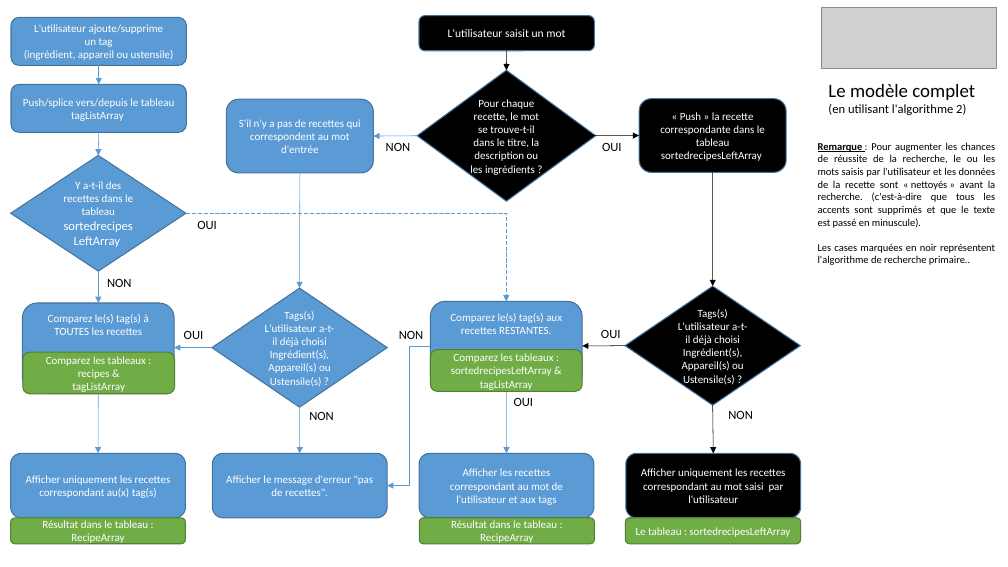
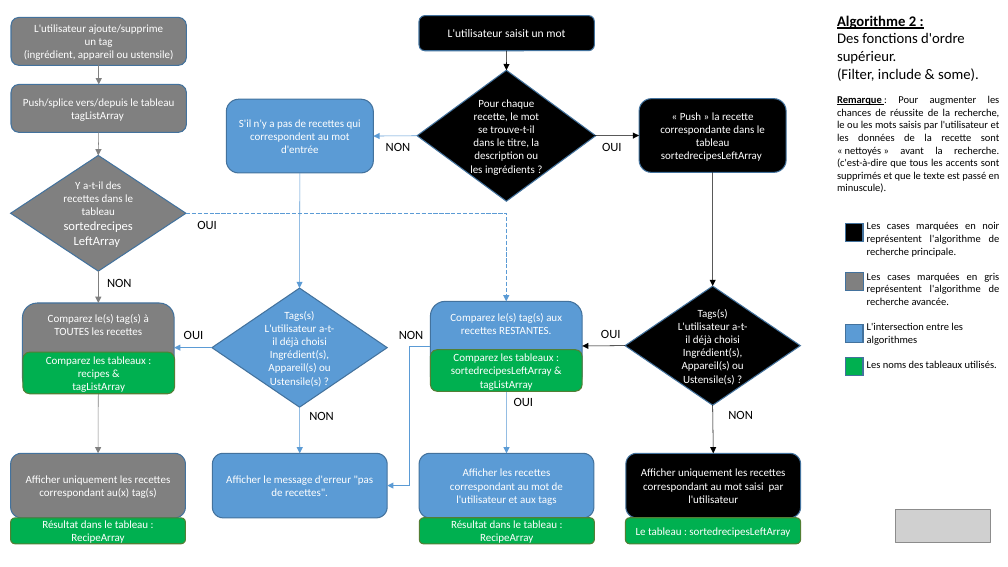
Before and after one commit to Stevens-Mark/LesPetitsPlats, a slide deck: slide 9 of Testing Results & functionality repot/flowchaw charts of the program logic.pptx (slide 8 before the commit). Drawn at 1008x567 pixels with LibreOffice and Linux fonts; fonts in the diff are those of the drawing; grey boxes stand for pictures. Boxes give left, top, right and bottom in pixels: in the first picture for what was removed or moved away, otherwise in the second. Text is boxed around its words. In the diff, an @@ line names an element or a change of style, - is before the commit and + after.

```diff
--- a/Testing Results & functionality repot/flowchaw charts of the program logic.pptx
+++ b/Testing Results & functionality repot/flowchaw charts of the program logic.pptx
@@ fill #5B9BD5 to #808080 in 5 elements at [23,303,175,392], [11,454,185,518], [11,156,186,271], [11,85,187,133], [11,17,187,66] @@
@@ text added at [837,15,979,81], 14 pt, text #000000 @@
+Algorithme 2 :
+Des fonctions d'ordre supérieur.
+(Filter, include & some).
@@ arrow (99, 66) - (99, 85): stroke #5B9BD5 0.5 pt to #808080 0.5 pt @@
@@ text removed at [828,84,975,115] @@
-Le modèle complet
-(en utilisant l'algorithme 2)
@@ text "Remarque : Pour augmenter les ...": place and size @@
-text "Remarque : Pour augmenter les ..." at [818,142,996,265]
+text "Remarque : Pour augmenter les ..." at [837,95,1000,368]
@@ arrow (99, 132) - (98, 156): stroke #5B9BD5 0.5 pt to #808080 0.5 pt @@
@@ rectangle added at [845,223,864,241], fill #000000, outline #43739E 1 pt @@
@@ arrow (98, 271) - (98, 303): stroke #5B9BD5 0.5 pt to #808080 0.5 pt @@
@@ rectangle added at [845,273,864,291], fill #808080, outline #43739E 1 pt @@
@@ text at [867,272,1000,368]: text changed @@
-Les cases marquées en noir représentent l'algorithme de recherche primaire..
+Les cases marquées en noir représentent l'algorithme de recherche principale.
+Les cases marquées en gris représentent l'algorithme de recherche avancée.
+L'intersection entre les algorithmes
+Les noms des tableaux utilisés.
@@ rectangle added at [845,325,864,343], fill #5B9BD5, outline #43739E 1 pt @@
@@ rectangle added at [845,358,864,376], fill #00B050, outline #43739E 1 pt @@
@@ arrow (98, 392) - (98, 454): stroke #5B9BD5 0.5 pt to #808080 0.5 pt @@
@@ fill #70AD47 to #00B050 in 5 elements at [430,350,582,392], [23,352,175,394], [11,518,185,544], [420,518,595,544], [625,518,801,544] @@
@@ picture: place and size @@
-picture at [821,8,997,69]
+picture at [895,510,990,542]
```
Also in this commit, not shown: 6 other slides changed, 1 slide added, 9 other files.
